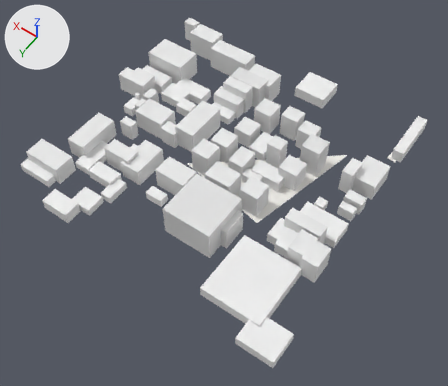
A saved change to the glTF model white-model-six-districts/chunks/117_106_mid.glb.
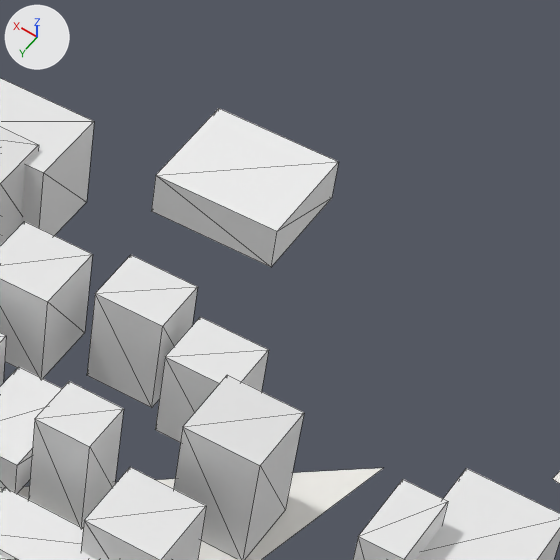
Each version appears first whole from a camera (50 mm lens) standing at (-1672.0, -1672.0, 832.0) and looking at (-1287.0, -2210.0, -15.0), and next in a close-up on the part from 58% to 87% of the width and 12% to 46% of the height. The axes (+X, +Y, +Z) are drawn at upper left. The lights are the same throughout. The first two pictures are the older version. The close-ups show mesh edges as thin lines. Vertices at exactly the same position are counted once.
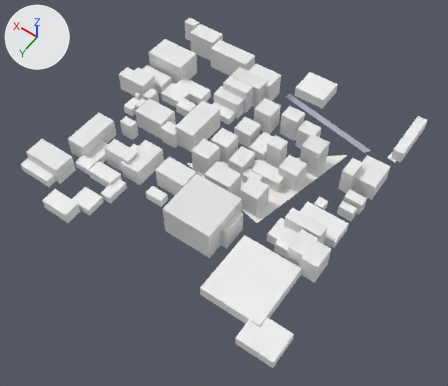
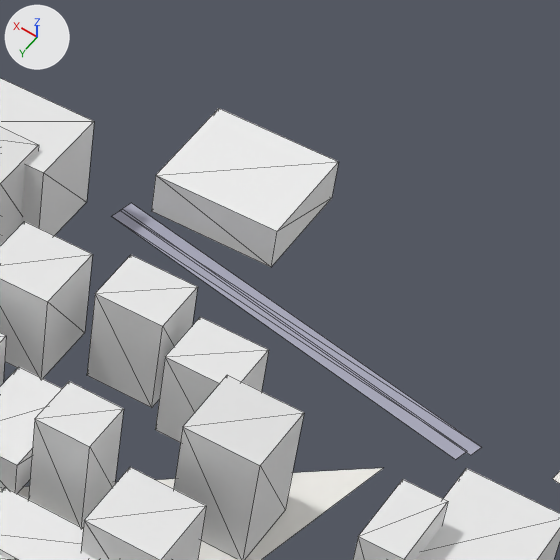
What differs and where, as boxes [x1, y1, x2, y2] in the close-ups (560 x 560 px):
part 1 of me_mesh_0, added
    after: [112, 203, 481, 459]

Patch to the scene script:
```diff
--- a/white-model-six-districts/chunks/117_106_mid.glb.py
+++ b/white-model-six-districts/chunks/117_106_mid.glb.py
@@ me_mesh_0 @@
 # used by ob_mesh_0; location = (0.0, 0.0, 0.0)
 # verts and faces of me_mesh_0; kept vertices keep their numbers, new ones are numbered from 567
-me_mesh_0.from_pydata(...)  # 567 vertices, 703 faces; spans x -1530.0..-980.0, y -2534.0..-1988.0, z 2.0..63.0
+me_mesh_0.from_pydata(...)  # 575 vertices, 707 faces; spans x -1530.0..-980.0, y -2534.0..-1988.0, z 2.0..63.0
+# me_mesh_0 part 1
+verts[567] = (-1451.0, -2418.0, 11.0)  # pixel (467, 451)
+verts[568] = (-1256.0, -2465.0, 3.0)  # pixel (122, 209)
+verts[569] = (-1257.0, -2471.0, 3.0)  # pixel (131, 202)
+for new, old in zip([570, 571, 572], [567, 568, 569]): verts[new] = verts[old] + (2.0, 7.0, 0.0)
+verts[573] = (-1453.0, -2416.0, 11.0)  # pixel (470, 455)
+verts[574] = (-1454.0, -2423.0, 11.0)  # pixel (481, 447)
+faces += [(567, 568, 571), (567, 571, 570), (572, 573, 574), (569, 572, 574)]
 me_mesh_0.materials.append(mat_material_0)
```
